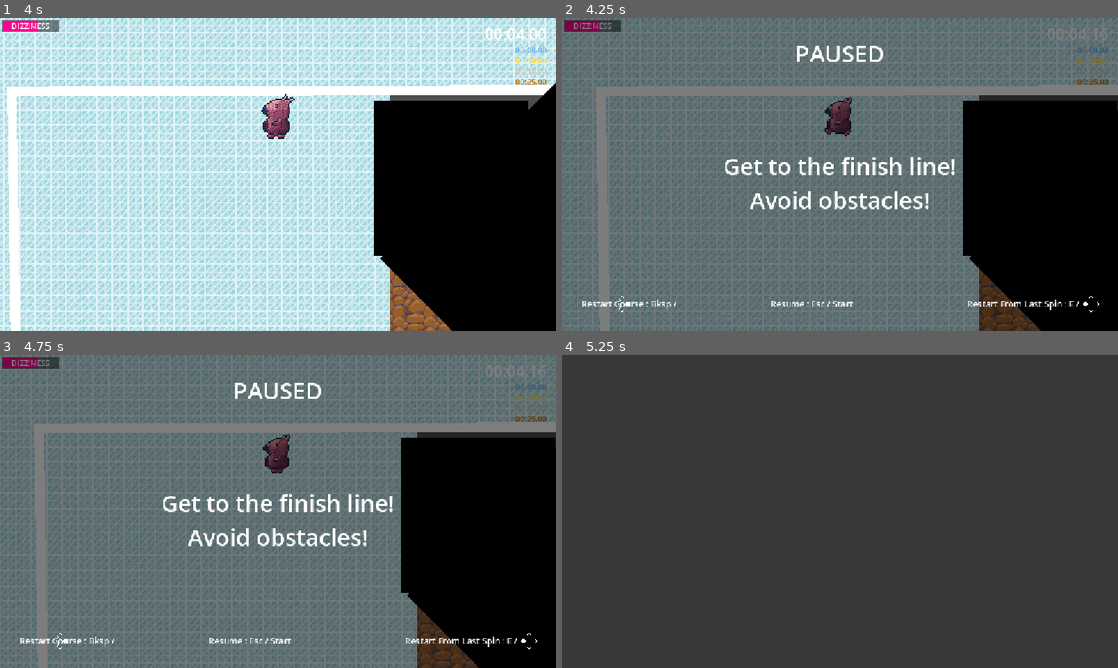
Above: before the commit, frames 1-4 (two rows, left to right).
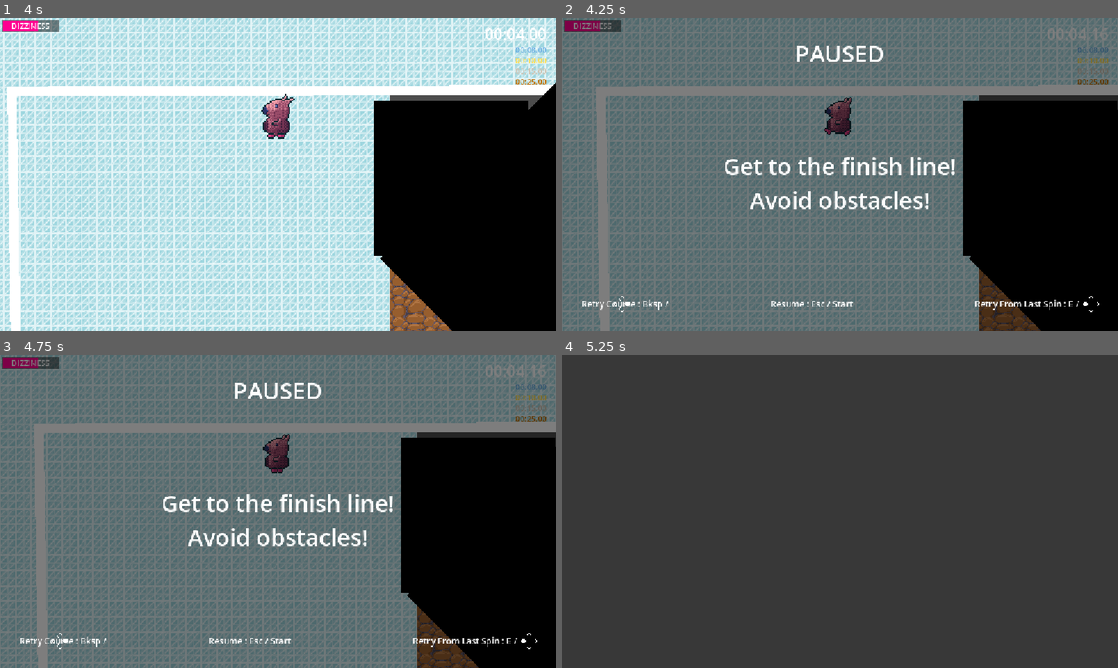
Above: after the commit, the same moments.

Repository: robplaysmusic-bit/dizzy-dash
Game: Godot game, scene res://levels/level-3.tscn
The game is run twice, just before and just after one commit, with the same random seed, the same clock (stepped at 60 frames per second) and the same inputs. This scene is started directly instead of the project's main scene.
Inputs (mouse positions are in pixels of both pictures, inside the frame that each line leads up to):
- Up to frame 1 (4 s): tap Enter at 0.5, 2.1 s; move the mouse to (400, 158) at 0.52 s; hold D (right) 0.53-1.25 s; tap Delete at 0.6, 3.6 s; click (400, 158) at 0.67 s; tap Space (jump) at 0.77, 3.77 s; drag from (166, 190) to (244, 284) at 1.27 s; move the mouse to (333, 105) at 2.02 s; hold D (right) 2.03-2.75 s; drag from (250, 237) to (355, 177) at 2.77 s; move the mouse to (444, 221) at 3.52 s; hold A (left) from 3.53 s (still down)
- Up to frame 2 (4.25 s): keep holding A (left); tap Escape (menu) at 4.15 s
- Up to frame 3 (4.75 s): release A (left) at 4.25 s; drag from (111, 464) to (194, 433) at 4.27 s
- Up to frame 4 (5.25 s): tap Space (jump) at 5 s; move the mouse to (867, 511) at 5.02 s; hold Backspace (back) from 5.03 s (still down); tap Enter at 5.1 s; click (867, 511) at 5.17 s

Frame 1 is identical in both runs. In frame 2, 0.4% of the frame differs, in the area x 5-93%, y 90-94%; in frame 3, 0.4%; in frame 4, nothing differs.

Commit message:
Results UI reformatting
making menus a little prettier

Diff:
--- a/menus/pause_ui.tscn
+++ b/menus/pause_ui.tscn
@@ -63,7 +63,7 @@
 layout_mode = 2
 size_flags_horizontal = 3
 theme_override_font_sizes/font_size = 18
-text = "Restart Course : Bksp / "
+text = "Retry Course : Bksp / "
 vertical_alignment = 1
 
 [node name="Panel" type="Panel" parent="MarginContainer/VBoxContainer/HBoxContainer" unique_id=673427489]
@@ -89,7 +89,7 @@
 layout_mode = 2
 size_flags_horizontal = 3
 theme_override_font_sizes/font_size = 18
-text = "Restart From Last Spin : E / "
+text = "Retry From Last Spin : E / "
 horizontal_alignment = 2
 vertical_alignment = 1
 
--- a/menus/result_row.gd
+++ b/menus/result_row.gd
@@ -1,10 +1,11 @@
 class_name ResultRow extends Control
 
-@onready var left: Label = $Label2
-@onready var right: Label = $Label
+@onready var left: Label = $HBoxContainer/TimeLabel
+@onready var right: Label = $HBoxContainer/TierLabel
+@onready var hbox: HBoxContainer = $HBoxContainer
 
 func set_text(description: String, time: float, color: Color) -> void:
 	left.add_theme_color_override("font_color", color)
 	right.add_theme_color_override("font_color", color)
-	left.text = description
-	right.text = DizzyManager.format_time(time)
+	left.text = DizzyManager.format_time(time)
+	right.text = description
--- a/menus/result_row.tscn
+++ b/menus/result_row.tscn
@@ -13,25 +13,28 @@
 size_flags_vertical = 3
 script = ExtResource("1_3j28s")
 
-[node name="Label" type="Label" parent="." unique_id=1908045913]
+[node name="HBoxContainer" type="HBoxContainer" parent="." unique_id=1996801567]
 layout_mode = 1
-anchors_preset = 15
-anchor_right = 1.0
+anchors_preset = 13
+anchor_left = 0.5
+anchor_right = 0.5
 anchor_bottom = 1.0
+offset_left = -108.0
+offset_right = 108.0
 grow_horizontal = 2
 grow_vertical = 2
+theme_override_constants/separation = 25
+alignment = 1
+
+[node name="TierLabel" type="Label" parent="HBoxContainer" unique_id=275137789]
+layout_mode = 2
+theme_override_font_sizes/font_size = 20
+text = "00:00.00"
+vertical_alignment = 1
+
+[node name="TimeLabel" type="Label" parent="HBoxContainer" unique_id=1908045913]
+layout_mode = 2
 theme_override_font_sizes/font_size = 20
 text = "Personal Best"
 horizontal_alignment = 2
 vertical_alignment = 1
-
-[node name="Label2" type="Label" parent="." unique_id=275137789]
-layout_mode = 1
-anchors_preset = 15
-anchor_right = 1.0
-anchor_bottom = 1.0
-grow_horizontal = 2
-grow_vertical = 2
-theme_override_font_sizes/font_size = 20
-text = "00:00.00"
-vertical_alignment = 1
--- a/menus/result_ui.gd
+++ b/menus/result_ui.gd
@@ -20,7 +20,7 @@
 ]
 
 func by_time(a: Score, b: Score) -> bool:
-	return a.time < b.time
+	return a.time > b.time
 
 func set_score(plat: float, gold: float, silver: float, bronze: float, time: float, best: float) -> void:
 	var times: Array[Score] = [
--- a/menus/result_ui.tscn
+++ b/menus/result_ui.tscn
@@ -4,10 +4,13 @@
 [ext_resource type="PackedScene" uid="uid://o52rpviwe7rp" path="res://menus/result_row.tscn" id="2_nmg3m"]
 [ext_resource type="Texture2D" uid="uid://dfmm38bkbmhcd" path="res://assets/sprites/control-indications.png" id="3_nmg3m"]
 
+[sub_resource type="StyleBoxFlat" id="StyleBoxFlat_nmg3m"]
+bg_color = Color(0.6, 0.6, 0.6, 0)
+
 [sub_resource type="StyleBoxFlat" id="StyleBoxFlat_kuh55"]
 bg_color = Color(0.6, 0.6, 0.6, 0)
 
-[sub_resource type="StyleBoxFlat" id="StyleBoxFlat_nmg3m"]
+[sub_resource type="StyleBoxFlat" id="StyleBoxFlat_4u2k1"]
 bg_color = Color(0.6, 0.6, 0.6, 0)
 
 [node name="ResultUI" type="Control" unique_id=637257714]
@@ -53,15 +56,16 @@
 
 [node name="M" type="MarginContainer" parent="M/V" unique_id=601336985]
 layout_mode = 2
-size_flags_vertical = 3
+size_flags_vertical = 2
 theme_override_constants/margin_left = 300
-theme_override_constants/margin_top = 20
+theme_override_constants/margin_top = 175
 theme_override_constants/margin_right = 300
 theme_override_constants/margin_bottom = 20
 
 [node name="V" type="VBoxContainer" parent="M/V/M" unique_id=1396281897]
 layout_mode = 2
 size_flags_vertical = 3
+theme_override_constants/separation = -230
 
 [node name="ResultRow" parent="M/V/M/V" unique_id=1031830375 instance=ExtResource("2_nmg3m")]
 layout_mode = 2
@@ -81,39 +85,79 @@
 [node name="ResultRow6" parent="M/V/M/V" unique_id=1555637630 instance=ExtResource("2_nmg3m")]
 layout_mode = 2
 
-[node name="HBoxContainer" type="HBoxContainer" parent="M/V" unique_id=1051422997]
+[node name="MarginContainer" type="MarginContainer" parent="M/V" unique_id=584891994]
 layout_mode = 2
+theme_override_constants/margin_left = 200
+theme_override_constants/margin_top = 0
+theme_override_constants/margin_right = 200
+theme_override_constants/margin_bottom = 50
 
-[node name="Label" type="Label" parent="M/V/HBoxContainer" unique_id=9292614]
+[node name="VBoxContainer" type="VBoxContainer" parent="M/V/MarginContainer" unique_id=536563812]
 layout_mode = 2
+theme_override_constants/separation = 4
+
+[node name="HBoxContainer" type="HBoxContainer" parent="M/V/MarginContainer/VBoxContainer" unique_id=1164555741]
+layout_mode = 2
+size_flags_horizontal = 4
+
+[node name="Label2" type="Label" parent="M/V/MarginContainer/VBoxContainer/HBoxContainer" unique_id=915444558]
+layout_mode = 2
+size_flags_horizontal = 3
 theme_override_font_sizes/font_size = 24
-text = "Restart : Bksp / "
+text = "Next Course                 Space /"
 
-[node name="Panel" type="Panel" parent="M/V/HBoxContainer" unique_id=905710884]
+[node name="Panel2" type="Panel" parent="M/V/MarginContainer/VBoxContainer/HBoxContainer" unique_id=1245909576]
 custom_minimum_size = Vector2(32, 32)
 layout_mode = 2
 size_flags_horizontal = 3
+theme_override_styles/panel = SubResource("StyleBoxFlat_nmg3m")
+
+[node name="Sprite2D" type="Sprite2D" parent="M/V/MarginContainer/VBoxContainer/HBoxContainer/Panel2" unique_id=1828063108]
+position = Vector2(16, 16)
+texture = ExtResource("3_nmg3m")
+hframes = 4
+
+[node name="HBoxContainer2" type="HBoxContainer" parent="M/V/MarginContainer/VBoxContainer" unique_id=1760823644]
+layout_mode = 2
+size_flags_horizontal = 4
+
+[node name="Label" type="Label" parent="M/V/MarginContainer/VBoxContainer/HBoxContainer2" unique_id=9292614]
+layout_mode = 2
+size_flags_horizontal = 3
+theme_override_font_sizes/font_size = 24
+text = "Retry Course                 Bksp / "
+horizontal_alignment = 2
+
+[node name="Panel" type="Panel" parent="M/V/MarginContainer/VBoxContainer/HBoxContainer2" unique_id=905710884]
+custom_minimum_size = Vector2(32, 32)
+layout_mode = 2
 theme_override_styles/panel = SubResource("StyleBoxFlat_kuh55")
 
-[node name="Sprite2D" type="Sprite2D" parent="M/V/HBoxContainer/Panel" unique_id=1653027558]
+[node name="Sprite2D" type="Sprite2D" parent="M/V/MarginContainer/VBoxContainer/HBoxContainer2/Panel" unique_id=1653027558]
 position = Vector2(16, 16)
 texture = ExtResource("3_nmg3m")
 hframes = 4
 frame = 1
 
-[node name="Label2" type="Label" parent="M/V/HBoxContainer" unique_id=915444558]
+[node name="HBoxContainer3" type="HBoxContainer" parent="M/V/MarginContainer/VBoxContainer" unique_id=1485726758]
+layout_mode = 2
+size_flags_horizontal = 4
+
+[node name="RestartFromSpinControls" type="Label" parent="M/V/MarginContainer/VBoxContainer/HBoxContainer3" unique_id=1607692763]
 layout_mode = 2
 size_flags_horizontal = 3
 theme_override_font_sizes/font_size = 24
-text = "Next Level : Space /"
+text = "Retry From Last Spin         E / "
 horizontal_alignment = 2
+vertical_alignment = 1
 
-[node name="Panel2" type="Panel" parent="M/V/HBoxContainer" unique_id=1245909576]
+[node name="Panel3" type="Panel" parent="M/V/MarginContainer/VBoxContainer/HBoxContainer3" unique_id=285456824]
 custom_minimum_size = Vector2(32, 32)
 layout_mode = 2
-theme_override_styles/panel = SubResource("StyleBoxFlat_nmg3m")
+theme_override_styles/panel = SubResource("StyleBoxFlat_4u2k1")
 
-[node name="Sprite2D" type="Sprite2D" parent="M/V/HBoxContainer/Panel2" unique_id=1828063108]
+[node name="Sprite2D" type="Sprite2D" parent="M/V/MarginContainer/VBoxContainer/HBoxContainer3/Panel3" unique_id=1233960850]
 position = Vector2(16, 16)
 texture = ExtResource("3_nmg3m")
 hframes = 4
+frame = 3
Not shown, changed: kanban_tasks_data.kanban
